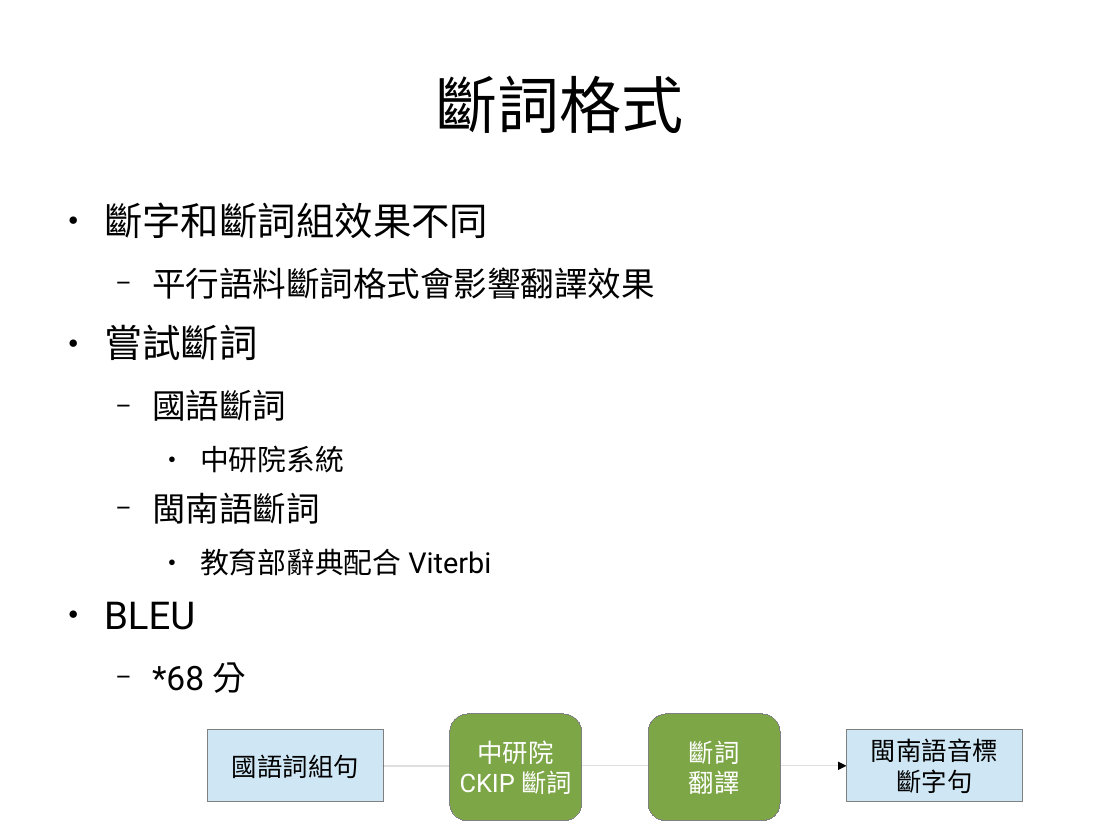
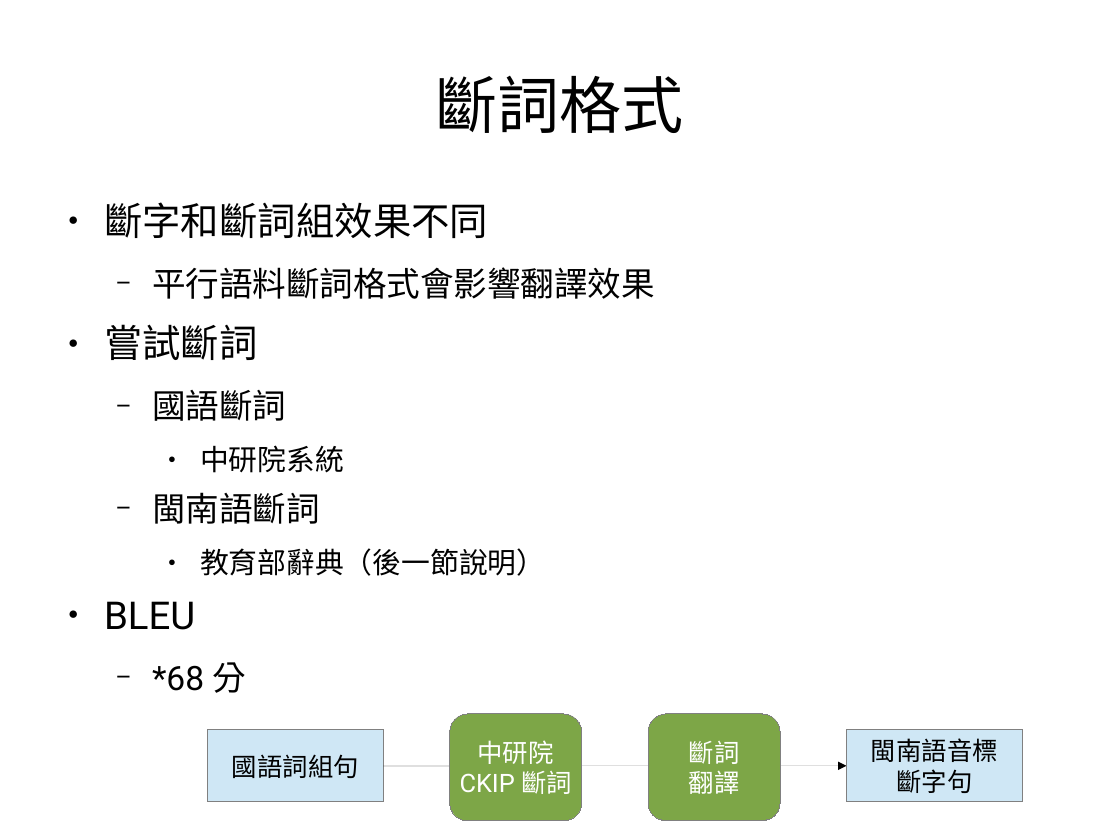
Before and after one commit to sih4sing5hong5/po3-ko3_tau5-iann2-phinn3, a slide deck: slide 9 of 翻譯報告.odp. Drawn at 1120x840 pixels with LibreOffice and Linux fonts; fonts in the diff are those of the drawing. Boxes give left, top, right and bottom in pixels: in the first picture for what was removed or moved away, otherwise in the second. Text is boxed around its words. In the diff, an @@ line names an element or a change of style, - is before the commit and + after.

Commit message:
加語料的說明 丞宏

```diff
--- a/翻譯報告.odp
+++ b/翻譯報告.odp
@@ text at [200,548,545,576]: text changed @@
-    ● 教育部辭典配合Viterbi
+    ● 教育部辭典（後一節說明）
```
Also in this commit, not shown: 2 other slides changed, 6 slides added.
